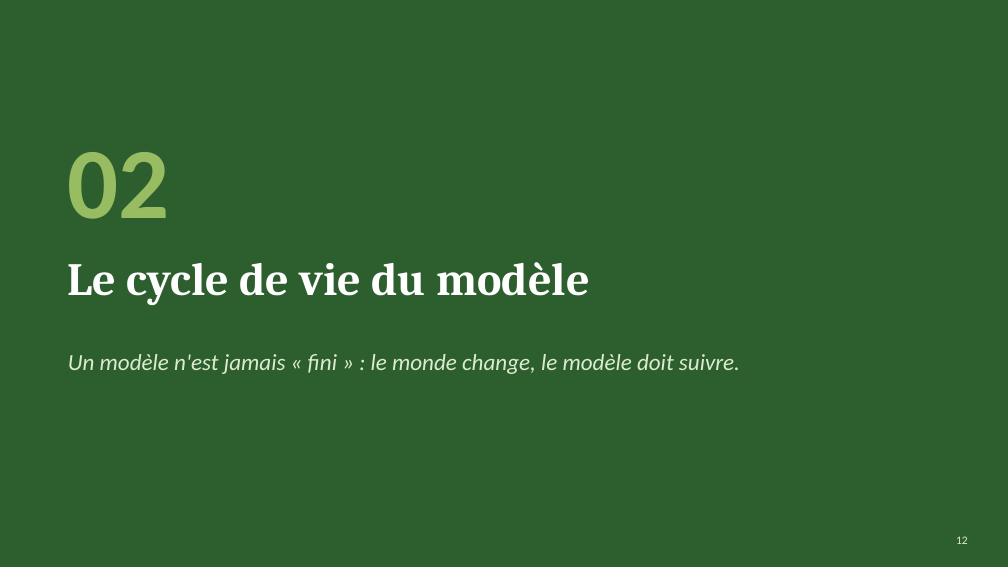
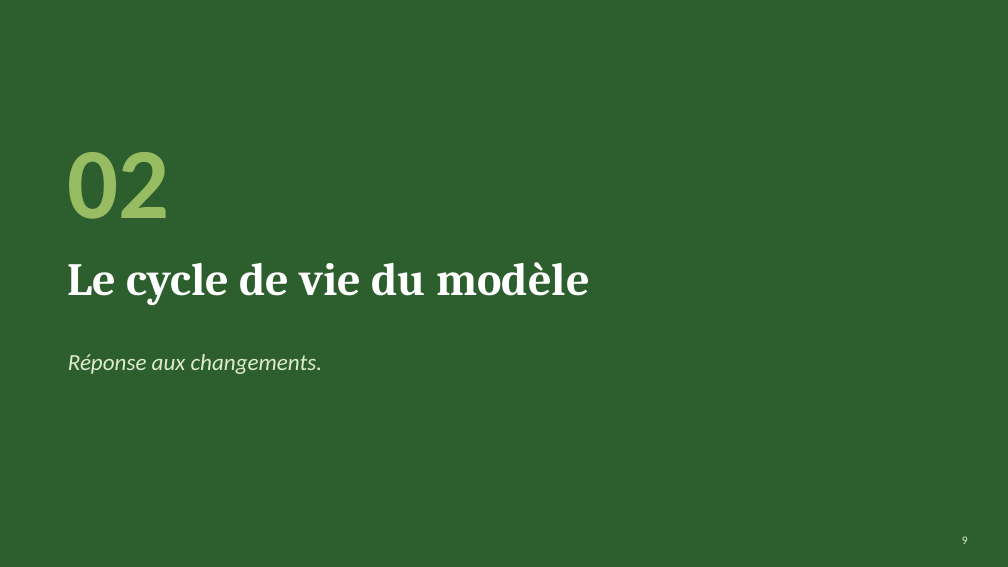
Before and after one commit to webew/crop_recommendation_tp, a slide deck: slide 9 of docs/support/seance1_demarche_mlops.pptx (slide 12 before the commit). Drawn at 1008x567 pixels with LibreOffice and Linux fonts; fonts in the diff are those of the drawing. Boxes give left, top, right and bottom in pixels: in the first picture for what was removed or moved away, otherwise in the second. Text is boxed around its words. In the diff, an @@ line names an element or a change of style, - is before the commit and + after.

```diff
--- a/docs/support/seance1_demarche_mlops.pptx
+++ b/docs/support/seance1_demarche_mlops.pptx
@@ text at [68,354,322,374]: text changed @@
-Un modèle n'est jamais « fini » : le monde change, le modèle doit suivre.
+Réponse aux changements.
@@ page number at [962,536,968,544]: text changed @@
-12
+9
```
Also in this commit, not shown: 14 other slides changed, 3 slides removed, 1 other file.
